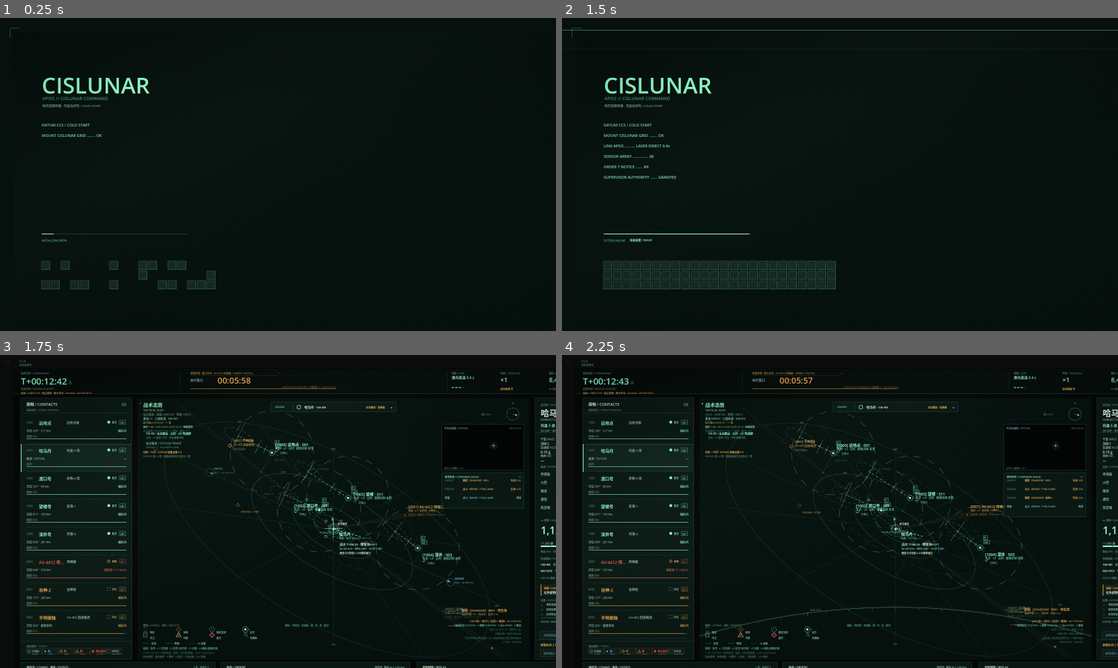
Above: before the commit, frames 1-4 (two rows, left to right).
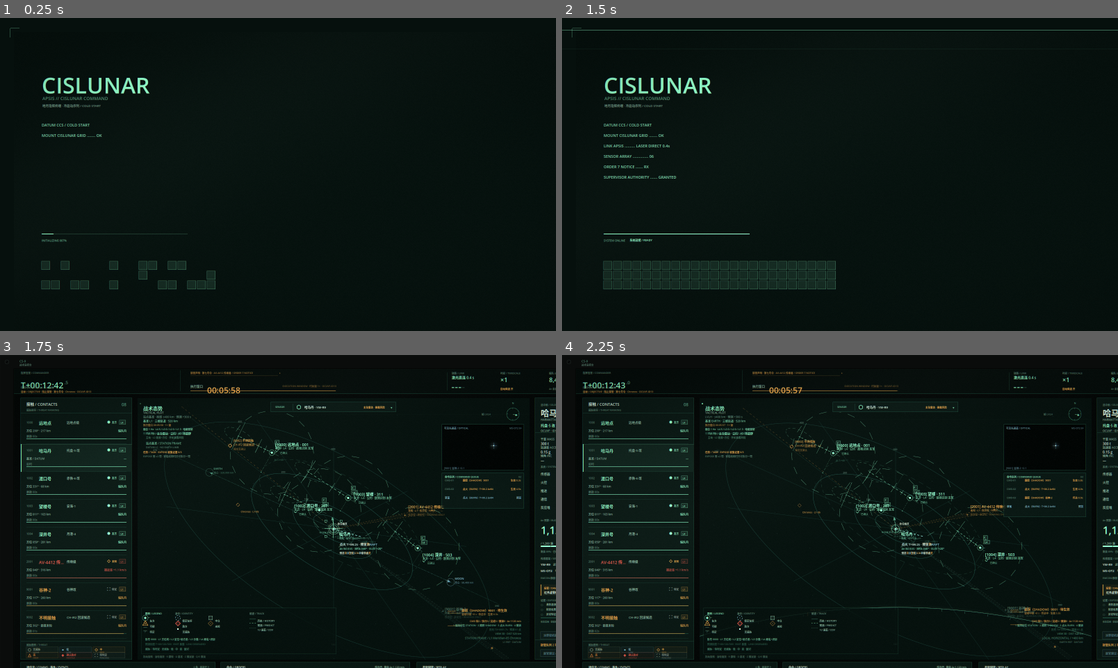
Above: after the commit, the same moments.

Repository: HATO-24/ghost-track-apsis
Game: Godot game, scene res://main.tscn
Two runs of this game, one before a commit and one after it. Both use one fixed random seed, a clock stepped at 60 frames per second and the inputs below.
Inputs (mouse positions are in pixels of both pictures, inside the frame that each line leads up to):
- Up to frame 1 (0.25 s): no input
- Up to frame 2 (1.5 s): tap Enter at 0.5 s; drag from (840, 174) to (895, 105) at 0.52 s; drag from (728, 190) to (812, 237) at 1.27 s
- Up to frame 3 (1.75 s): no input
- Up to frame 4 (2.25 s): move the mouse to (895, 442) at 2.02 s; hold D from 2.03 s (still down); tap 2 at 2.1 s

Frames 1-2 are identical in both runs. In frame 3, 2.0% of the frame differs, in the area x 3-100%, y 5-98%; in frame 4, 2.1%.

Commit message:
P4 HUD 排版修正：顶栏/倒计时/威胁图例/地图图例/暴露文案

Diff:
--- a/game_v15/scripts/hud.gd
+++ b/game_v15/scripts/hud.gd
@@ -670,9 +670,9 @@
 	var col := _threat_color(key)
 	draw_rect(rc, Palette.a(col, 0.04))
 	draw_rect(rc, Palette.a(col, 0.22), false, 1.0)
-	_threat_shape(Vector2(rc.position.x + 8.0, rc.position.y + 8.0), 8.0, key, Palette.a(col, 0.95))
-	_txt(cjk, rc.position.x + 16.0, rc.position.y + 2.0, String(THR_CN.get(key, "待判定")), 7, Palette.a(col, 0.95))
-	_txt(mono, rc.position.x + 16.0, rc.position.y + 11.0, String(THR_EN.get(key, "PENDING")), 6, Palette.a(col, 0.6))
+	_threat_shape(Vector2(rc.position.x + 9.0, rc.position.y + 8.0), 8.0, key, Palette.a(col, 0.95))
+	_txt(cjk, rc.position.x + 19.0, rc.position.y + 1.0, String(THR_CN.get(key, "待判定")), 7, Palette.a(col, 0.95))
+	_txt(mono, rc.position.x + 19.0, rc.position.y + 10.0, String(THR_EN.get(key, "PENDING")), 6, Palette.a(col, 0.6))
 
 # 通信流：19 §1 格式 [发信者至收信者]-[LD/LR/RDO/IR/VIS]-[内容]
 func _comms_mode_short(mode: String) -> String:
@@ -1032,6 +1032,9 @@
 			var demo_step := OS.get_environment("DSH_PRELUDE_STEP")
 			if demo_step != "":
 				_demo_pre_step = clampi(int(demo_step), 0, 2)
+		"clean":
+			# P4 截图：正常 HUD 默认态，仅抑制 capture 时自动弹出的副官申请窗口。
+			_demo_suppress_adjutant = true
 	# P3a：截图时把动效冻结到指定时刻（秒），用于逐帧截取硬切/解码中间态。
 	var ut := OS.get_environment("DSH_UI_T")
 	if ut != "":
@@ -1368,21 +1371,23 @@
 	draw_rect(TOP, Palette.a(Palette.BG, 0.55))
 	draw_line(Vector2(40, 112), Vector2(1880, 112), Palette.a(Palette.LINE, 0.95), 1.0)
 
-	_txt(cjk, 60, 47, "指挥官席 / COMMANDER", 7, Palette.FAINT)
+	# P4：顶栏左区重排到 4/8 基线：标签 46 / 大时标 68 / 任务时间 88 / 目标 100，
+	# 全部收在 TOP(40..112) 内，不再压到中心区或越出面板下沿。
+	_txt(cjk, 60, 46, "指挥官席 / COMMANDER", 7, Palette.FAINT)
 	var total := int(state.clock)
 	var hh := int(total / 3600.0)
 	var mm := int(total / 60.0) % 60
 	var ss := total % 60
 	var clock_s := "T+%02d:%02d:%02d" % [hh, mm, ss]
-	_txt(mono, 60, 57, clock_s, 26, Palette.PH)
-	var cw := mono.get_string_size(clock_s, HORIZONTAL_ALIGNMENT_LEFT, -1, 26).x
+	_txt(mono, 60, 70, clock_s, 24, Palette.PH)
+	var cw := mono.get_string_size(clock_s, HORIZONTAL_ALIGNMENT_LEFT, -1, 24).x
 	var tenth := int(fmod(float(state.clock), 1.0) * 10.0)
 	_txt(mono, 60.0 + cw + 2.0, 70, ".%d" % tenth, 13, Palette.a(Palette.PH, 0.55))
-	_txt(cjk, 60, 92, "任务时间 / MISSION ELAPSED", 7, Palette.FAINT)
+	_txt(cjk, 60, 88, "任务时间 / MISSION ELAPSED", 7, Palette.FAINT)
 	# P2a：目标行（第七号令 / Chronos / OCUVF-ID13；不显示 Act/Phase/关卡）。
-	_txt(cjk, 60, 104, "目标 / OBJECTIVE · 阻止接管 · 第七号令 · Chronos · OCUVF-ID13", 7, Palette.a(Palette.AMBER, 0.8))
-
-	draw_line(Vector2(520, 50), Vector2(520, 102), Palette.a(Palette.LINE, 0.7), 1.0)
+	_txt(cjk, 60, 100, "目标 / OBJECTIVE · 阻止接管 · 第七号令 · Chronos · OCUVF-ID13", 7, Palette.a(Palette.AMBER, 0.8))
+
+	draw_line(Vector2(520, 44), Vector2(520, 104), Palette.a(Palette.LINE, 0.7), 1.0)
 
 	# 07 §4：第一关顶栏是「接管通知 · 案卷 4471」，主计时是 6 分钟执行窗口；
 	# 主裁定的 216 h 宽限期另算，不压在这一关上。窗口剩余由 state.exec_left 提供。
@@ -1392,16 +1397,17 @@
 		exec_left = clampf(float(exec_v), 0.0, 360.0)
 	# P2a：可点开的接管声明（第七号令）；2001 AV-4412 传唤者。
 	var notice_hot := NOTICE_CLICK.has_point(_mouse_base())
-	_txt(cjk, 548, 47, "接管声明 · 第七号令 · AV-4412 传唤者 / ORDER 7 NOTICE", 7,
+	_txt(cjk, 548, 46, "接管声明 · 第七号令 · AV-4412 传唤者 / ORDER 7 NOTICE", 7,
 		Palette.a(Palette.AMBER, 0.95 if notice_hot else 0.72))
 	var notice_line_c: Color = Palette.a(Palette.AMBER, 0.55 if notice_hot else 0.22)
 	draw_line(Vector2(548.0, 60.0), Vector2(800.0, 60.0), notice_line_c, 1.0)
-	_txt(mono, 804, 47, "▸", 7, Palette.a(Palette.AMBER, 0.9 if notice_hot else 0.5))
-	_txt(cjk, 548, 66, "执行窗口", 9, Palette.DIM)
-	_txt(mono, 626, 56, _hms(exec_left), 24, Palette.AMBER)
-	draw_rect(Rect2(548, 96, 420, 1), Palette.a(Palette.AMBER, 0.16))
-	draw_rect(Rect2(548, 96, 420.0 * exec_left / 360.0, 1), Palette.AMBER)
-	_txt_r(cjk, 968, 87, "EXECUTION WINDOW · 时标锁 1× · OCUVF-ID13", 7, Palette.a(Palette.AMBER, 0.45))
+	_txt(mono, 804, 46, "▸", 7, Palette.a(Palette.AMBER, 0.9 if notice_hot else 0.5))
+	# P4：执行窗口 label / 数字 / 右侧注记统一基线（84 = 4 网格）；进度条压到 102。
+	_txt(cjk, 548, 84, "执行窗口", 9, Palette.DIM)
+	_txt(mono, 596, 84, _hms(exec_left), 24, Palette.AMBER)
+	draw_rect(Rect2(548, 102, 420, 1), Palette.a(Palette.AMBER, 0.16))
+	draw_rect(Rect2(548, 102, 420.0 * exec_left / 360.0, 1), Palette.AMBER)
+	_txt_r(cjk, 968, 84, "EXECUTION WINDOW · 时标锁 1× · OCUVF-ID13", 7, Palette.a(Palette.AMBER, 0.45))
 
 	draw_line(Vector2(1288, 50), Vector2(1288, 102), Palette.a(Palette.LINE, 0.7), 1.0)
 
@@ -1445,13 +1451,13 @@
 		_draw_track_row(state.tracks[i], i, y)
 
 	draw_line(Vector2(60, 824), Vector2(380, 824), Palette.a(Palette.LINE, 0.9), 1.0)
-	# P1k：底部小栏 = 威胁等级图例（身份图标仍留在接触行）。
-	# 4/8 基线：标题 832、图例条 844（高 16），每格 46（6 级 = 276，76…352）。
-	_txt(cjk, 76, 832, "威胁图例 / THREAT", 7, Palette.FAINT)
-	var lx := 76.0
-	for key in THR_ORDER:
-		_threat_legend_chip(Rect2(lx, 844, 46, 16), String(key))
-		lx += 46.0
+	# P4：威胁图例改两行 × 3 格（92×16，间距 96/16），6 级中英文都收在 60..380 内。
+	_txt(cjk, 76, 828, "威胁图例 / THREAT", 7, Palette.FAINT)
+	for i in range(THR_ORDER.size()):
+		var col := i % 3
+		var row := i / 3
+		_threat_legend_chip(Rect2(76.0 + float(col) * 96.0, 840.0 + float(row) * 16.0, 92.0, 16.0),
+			String(THR_ORDER[i]))
 
 func _draw_track_row(t: Dictionary, i: int, y: float) -> void:
 	var col := _side_color(t)
@@ -1948,10 +1954,11 @@
 			Palette.PH if on else Palette.FAINT)
 	if rack.size() > 2:
 		_txt_r(mono, 1844, 632.0, "+%d" % (rack.size() - 2), 7, Palette.FAINT)
-	var exp_short := "EMIT 暴露风险" if bool(em.get("exposed", false)) else "EMCON 静默"
-	var exp_hint := "警告：暴露风险"
-	var exp_col: Color = Palette.RED if bool(state.get("elint_named")) else (Palette.AMBER if bool(em.get("exposed", false)) else Palette.FAINT)
-	_txt(cjk, 1556, 636, "%s · 等级 L%d · %s" % [exp_short, lv, exp_hint], 7, exp_col)
+	var exposed := bool(em.get("exposed", false))
+	# P4：底行精确文案（不再写「开机即暴露」）：EMIT/暴露 · 等级L4 · 开机暴露风险。
+	var exp_short := "EMIT/暴露" if exposed else "EMCON/静默"
+	var exp_col: Color = Palette.RED if bool(state.get("elint_named")) else (Palette.AMBER if exposed else Palette.FAINT)
+	_txt(cjk, 1556, 636, "%s · 等级L%d · 开机暴露风险" % [exp_short, lv], 7, exp_col)
 
 	draw_rect(Rect2(1556, 660, 288, 32), Palette.a(Palette.AMBER, 0.05))
 	draw_rect(Rect2(1556, 660, 2, 32), Palette.a(Palette.AMBER, 0.8))
@@ -3767,7 +3774,7 @@
 	_glyph(x0 + 72.0, y0 + 6.0, 16.0, String(s.get("glyph", "ring")), Color(s.get("color", "#8CF0C0")))
 	var model := _dn(String(s.get("model", "—")))
 	_txt(cjk, x0 + 96.0, y0 + 8.0, "%s · %s" % [_rack_ship_name(), model], 9, Palette.TXT)
-	var tag := "会暴露" if bool(s.get("expose", false)) else "被动"
+	var tag := "暴露风险" if bool(s.get("expose", false)) else "被动"
 	var tag_col: Color = Palette.AMBER if bool(s.get("expose", false)) else Palette.FAINT
 	_txt_r(cjk, SENSOR_RECT.end.x - 32.0, y0 + 9.0, "%s · %s" % [_dn(String(s.get("mode", ""))), tag], 7, tag_col)
 	var chev := "▴" if menu_open else "▾"
--- a/game_v15/scripts/plot.gd
+++ b/game_v15/scripts/plot.gd
@@ -1861,13 +1861,14 @@
 		_txt(mono, p.x + 8.0, p.y + 2.0, ("穿梭机 · " if shuttle else "哈马丹 · ") + String(tk2.get("label", "")), 7, Palette.a(c, 0.8))
 
 func _chrome_3d() -> void:
-	_txt(cjk, 16.0, 10.0, "战术态势", 14, Palette.PH)
-	_txt(mono, 16.0, 29.0, "TACTICAL PLOT", 8, Palette.DIM)
-	_txt(cjk, 16.0, 41.0, "站点基准 · 局部 ±400 km · 预测 +300 s" if String(state.datum) == "L1" else "LVLH · ±400 km · 预测 +300 s", 8, Palette.FAINT)
-	_txt(mono, 16.0, 53.0, "基准 %s · 三维轨道 · %.0f km" % [String(state.datum), dist / 1000.0], 8, Palette.a(Palette.PH, 0.75))
-	_txt(mono, 16.0, 65.0, "执行窗口 %s · 1× 锁" % _hms(state.exec_left), 7, Palette.a(Palette.AMBER, 0.70))
-	_txt(mono, 16.0, 77.0, String(state.sensor_note), 7, Palette.a(Palette.PH, 0.80))
-	_txt(mono, 16.0, 89.0, "传感器架 %s · %d 模块 · 融合 1 Hz" % [String(state.rack_ship).to_upper(), state.sensors.size()], 7, Palette.a(Palette.PH_FAINT, 0.95))
+	# P4：标题块按 4/8 基线重排（16pt 标题 + 12px 行距），消除挤行/上沿压线。
+	_txt(cjk, 16.0, 20.0, "战术态势", 14, Palette.PH)
+	_txt(mono, 16.0, 36.0, "TACTICAL PLOT", 8, Palette.DIM)
+	_txt(cjk, 16.0, 48.0, "站点基准 · 局部 ±400 km · 预测 +300 s" if String(state.datum) == "L1" else "LVLH · ±400 km · 预测 +300 s", 8, Palette.FAINT)
+	_txt(mono, 16.0, 60.0, "基准 %s · 三维轨道 · %.0f km" % [String(state.datum), dist / 1000.0], 8, Palette.a(Palette.PH, 0.75))
+	_txt(mono, 16.0, 72.0, "执行窗口 %s · 1× 锁" % _hms(state.exec_left), 7, Palette.a(Palette.AMBER, 0.70))
+	_txt(mono, 16.0, 84.0, String(state.sensor_note), 7, Palette.a(Palette.PH, 0.80))
+	_txt(mono, 16.0, 96.0, "传感器架 %s · %d 模块 · 融合 1 Hz" % [String(state.rack_ship).to_upper(), state.sensors.size()], 7, Palette.a(Palette.PH_FAINT, 0.95))
 	var blink := 0.55 + 0.45 * sin(_t * 3.2)
 	draw_circle(Vector2(8.0, 16.0), 2.2, Palette.a(Palette.PH, blink * 0.8))
 	_draw_legend()
@@ -1930,32 +1931,45 @@
 		_txt(cjk, c.x - 90.0, c.y - 5.0, "帧 LVLH", 7, Palette.a(Palette.FAINT, 0.9))
 
 func _draw_legend() -> void:
-	_txt(cjk, 16.0, 648.0, "图例 / LEGEND · 身份 / IDENTITY", 7, Palette.a(Palette.FAINT, 0.9))
-	_txt(mono, 424.0, 648.0, "威胁：待判定 · 无威胁 · 低 · 中 · 高 · 敌对", 7, Palette.a(Palette.PH_DIM, 0.9))
-	var row1 := [["pending", "待定"], ["unknown", "未知"], ["assumed_friend", "假定友好"], ["friend", "友方"]]
-	var row2 := [["neutral", "中立"], ["suspect", "可疑"], ["hostile", "敌方"]]
-	var x := 22.0
-	for it in row1:
-		_symbol_at(Vector2(x, 665.0), String(it[0]), _identity_color(String(it[0])), 1)
-		_txt(cjk, x + 13.0, 668.0, String(it[1]), 7, Palette.DIM)
-		x += 96.0
-	x = 22.0
-	for it in row2:
-		_symbol_at(Vector2(x, 681.0), String(it[0]), _identity_color(String(it[0])), 1)
-		_txt(cjk, x + 13.0, 684.0, String(it[1]), 7, Palette.DIM)
-		x += 96.0
-	draw_rect(Rect2(Vector2(x - 2.0, 676.0), Vector2(8, 8)), Palette.a(Palette.FAINT, 0.85), false, 1.0)
-	draw_line(Vector2(x - 3.0, 675.0), Vector2(x + 7.0, 687.0), Palette.a(Palette.FAINT, 0.65), 1.0)
-	_txt(cjk, x + 13.0, 684.0, "无威胁", 7, Palette.DIM)
-	var y2 := 700.0
-	draw_line(Vector2(16, y2 + 5), Vector2(34, y2 + 5), Palette.a(Palette.PH_DIM, 0.55), 1.0)
-	_txt(cjk, 40.0, y2, "历史", 7, Palette.DIM)
-	draw_dashed_line(Vector2(82, y2 + 5), Vector2(100, y2 + 5), Palette.a(Palette.PH, 0.8), 1.0, 4.0)
-	_txt(cjk, 106.0, y2, "预测", 7, Palette.DIM)
-	draw_dashed_line(Vector2(148, y2 + 5), Vector2(166, y2 + 5), Palette.a(Palette.PH, 0.35), 1.0, 2.0)
-	_txt(cjk, 172.0, y2, "1σ 误差", 7, Palette.DIM)
-	_txt(mono, 16.0, 714.0, "航迹：批号 · L1 方位线 · L2 定位+协方差 · L3 分类 · L4 舰名/敌我识别", 7, Palette.a(Palette.PH, 0.65))
-	_txt(mono, 16.0, 727.0, "T+60/120/300 = 预测刻度 · 辐射 = 开机即暴露 · LINK DEGRADED", 7, Palette.a(Palette.PH_FAINT, 0.95))
+	# P4：左下角图例重排 —— 两栏分组（身份 / 航迹+图形）+ 半透明底板，7pt；
+	# 只占地图左下角，宽 560/高 132，不越出地图边界，避开右下站点标记列。
+	var box := Rect2(12.0, size.y - 148.0, 560.0, 132.0)
+	draw_rect(box, Palette.a(Palette.BG, 0.80))
+	draw_rect(box, Palette.a(Palette.LINE, 0.55), false, 1.0)
+	var x0 := box.position.x + 10.0
+	var y0 := box.position.y + 10.0
+	_txt(cjk, x0, y0, "图例 / LEGEND", 7, Palette.a(Palette.PH, 0.85))
+	_txt(mono, x0 + 86.0, y0, "身份 / IDENTITY", 7, Palette.FAINT)
+	_txt(mono, x0 + 300.0, y0, "航迹 / TRACK", 7, Palette.FAINT)
+	# 左栏：六级身份 + 无威胁（3 列 × 3 行）
+	var id_rows := [
+		[["friend", "友方"], ["assumed_friend", "假定友好"], ["neutral", "中立"]],
+		[["suspect", "可疑"], ["hostile", "敌方"], ["unknown", "未知"]],
+		[["pending", "待定"], ["none", "无威胁"], ["", ""]],
+	]
+	for r in range(id_rows.size()):
+		var row: Array = id_rows[r]
+		for c in range(row.size()):
+			var it: Array = row[c]
+			if String(it[0]) == "":
+				continue
+			var sx: float = x0 + float(c) * 94.0
+			var sy: float = y0 + 18.0 + float(r) * 16.0
+			_symbol_at(Vector2(sx, sy), String(it[0]), _identity_color(String(it[0])), 1)
+			_txt(cjk, sx + 13.0, sy + 3.0, String(it[1]), 7, Palette.DIM)
+	# 右栏：航迹 / 预测 / 1σ 图形说明
+	var tx: float = x0 + 300.0
+	var ty: float = y0 + 18.0
+	draw_line(Vector2(tx, ty + 3.0), Vector2(tx + 18.0, ty + 3.0), Palette.a(Palette.PH_DIM, 0.6), 1.0)
+	_txt(cjk, tx + 23.0, ty + 3.0, "历史 / HISTORY", 7, Palette.DIM)
+	draw_dashed_line(Vector2(tx, ty + 16.0), Vector2(tx + 18.0, ty + 16.0), Palette.a(Palette.PH, 0.8), 1.0, 4.0)
+	_txt(cjk, tx + 23.0, ty + 16.0, "预测 / PREDICT", 7, Palette.DIM)
+	draw_dashed_line(Vector2(tx, ty + 29.0), Vector2(tx + 18.0, ty + 29.0), Palette.a(Palette.PH, 0.35), 1.0, 2.0)
+	_txt(cjk, tx + 23.0, ty + 29.0, "1σ 误差 / COV", 7, Palette.DIM)
+	# 底栏说明（两行 · 7pt，收在 560 宽内）
+	_txt(mono, x0, y0 + 74.0, "批号 0000 · L1 方位线 / L2 定位+协方差 / L3 分类 / L4 舰名+识别", 7, Palette.a(Palette.PH, 0.70))
+	_txt(mono, x0, y0 + 88.0, "预测刻度 T+60/120/300 · EMIT 暴露 · LINK DEGRADED", 7, Palette.a(Palette.PH_FAINT, 0.95))
+	_txt(mono, x0, y0 + 102.0, "威胁：待判定 · 无威胁 · 低 · 中 · 高 · 敌对", 7, Palette.a(Palette.PH_DIM, 0.90))
 
 func _draw_optical() -> void:
 	var r := Rect2(size.x - 252.0, 76.0, 236.0, 132.0)
Not shown, changed: docs/09_UI设计.md
